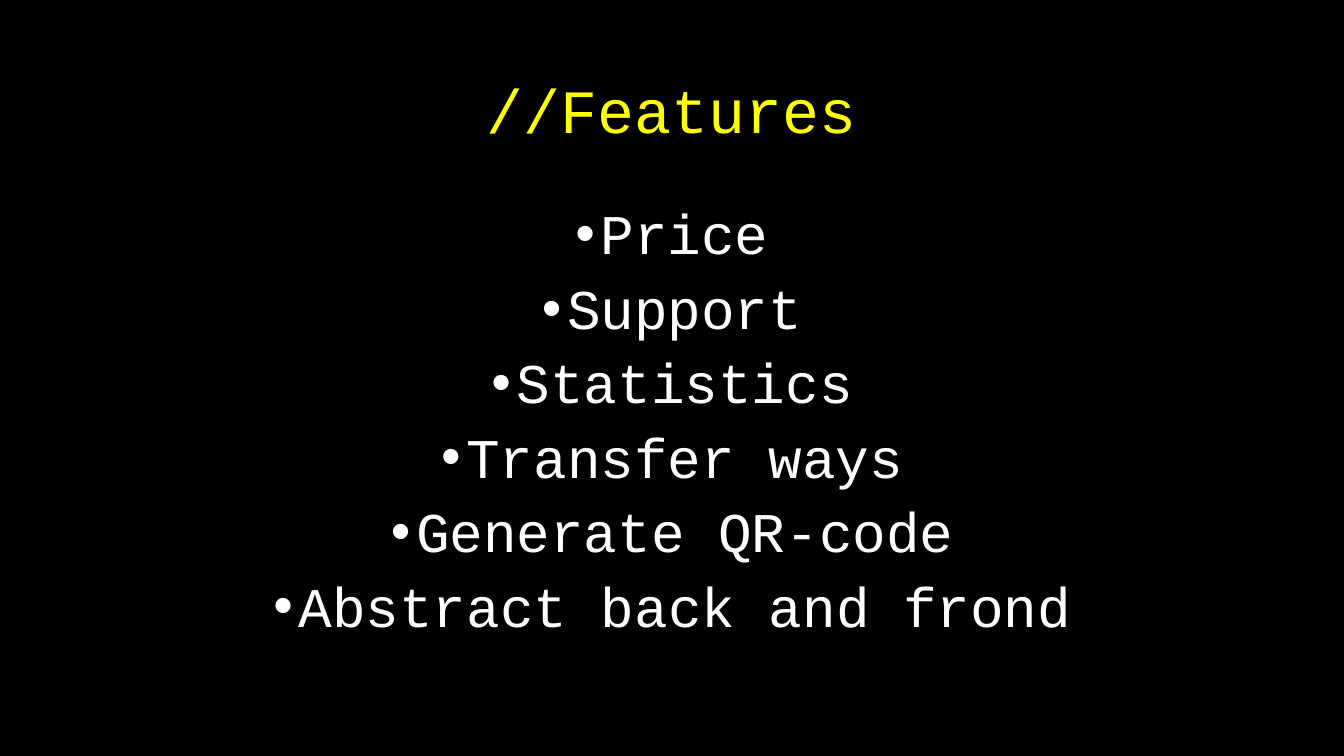
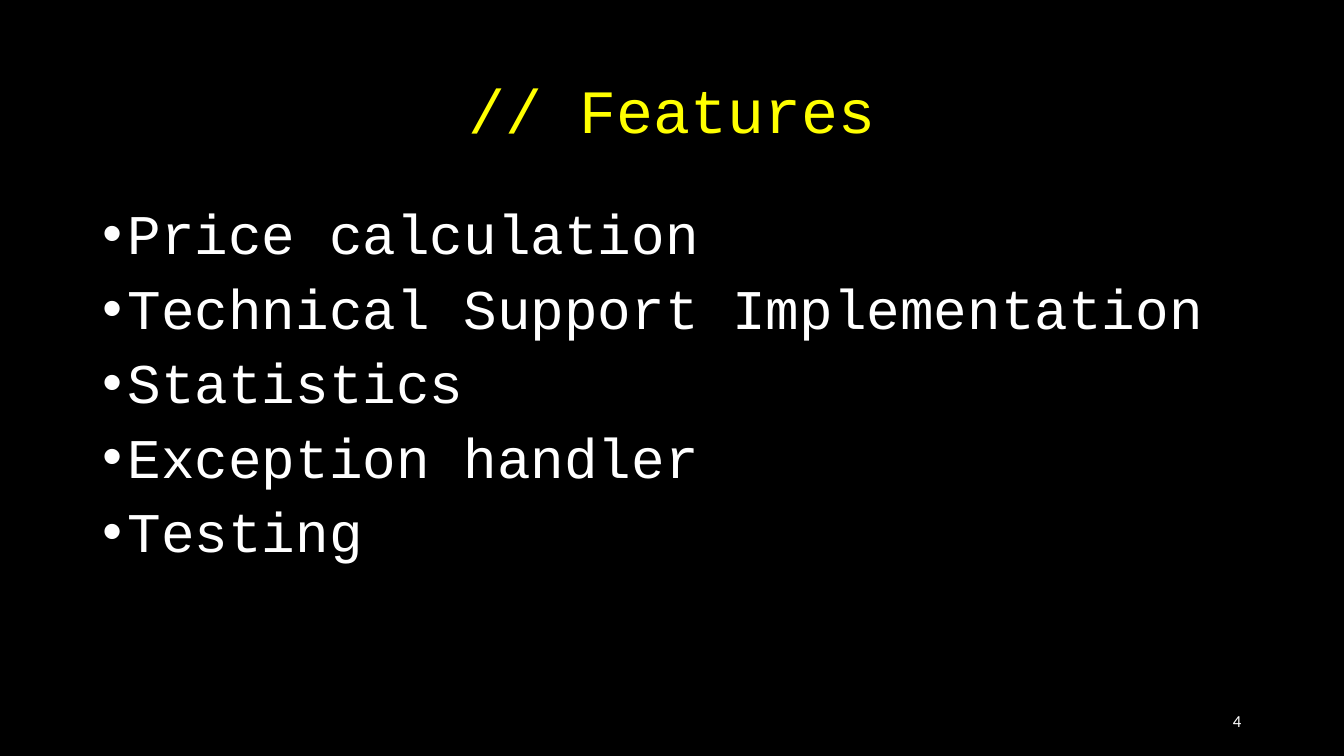
Before and after one commit to AlexanderPrendota/Schweizerische-Bundesbahnen, a slide deck: slide 4 of Project plan/The final All Hands Meeting.pptx (slide 3 before the commit). Drawn at 1344x756 pixels with LibreOffice and Linux fonts; fonts in the diff are those of the drawing. Boxes give left, top, right and bottom in pixels: in the first picture for what was removed or moved away, otherwise in the second. Text is boxed around its words. In the diff, an @@ line names an element or a change of style, - is before the commit and + after.

```diff
--- a/Project plan/The final All Hands Meeting.pptx
+++ b/Project plan/The final All Hands Meeting.pptx
@@ title at (x1=579, y1=92, x2=875, y2=134): spaces changed @@
-//Features
+// Features
@@ text at (x1=128, y1=214, x2=1202, y2=341): text changed @@
-• Price
-• Support
+• Price calculation
+• Technical Support Implementation
@@ text at (x1=128, y1=363, x2=464, y2=404): alignment centre to left @@
@@ text at (x1=128, y1=438, x2=699, y2=564): text changed @@
-• Transfer ways
-• Generate QR-code
-• Abstract back and frond
+• Exception handler
+• Testing
@@ page number added at (x1=1233, y1=716, x2=1241, y2=727), 12 pt, text #FFFFFF @@
+4
```
Also in this commit, not shown: 5 other slides changed, 4 slides removed, 1 other file.
